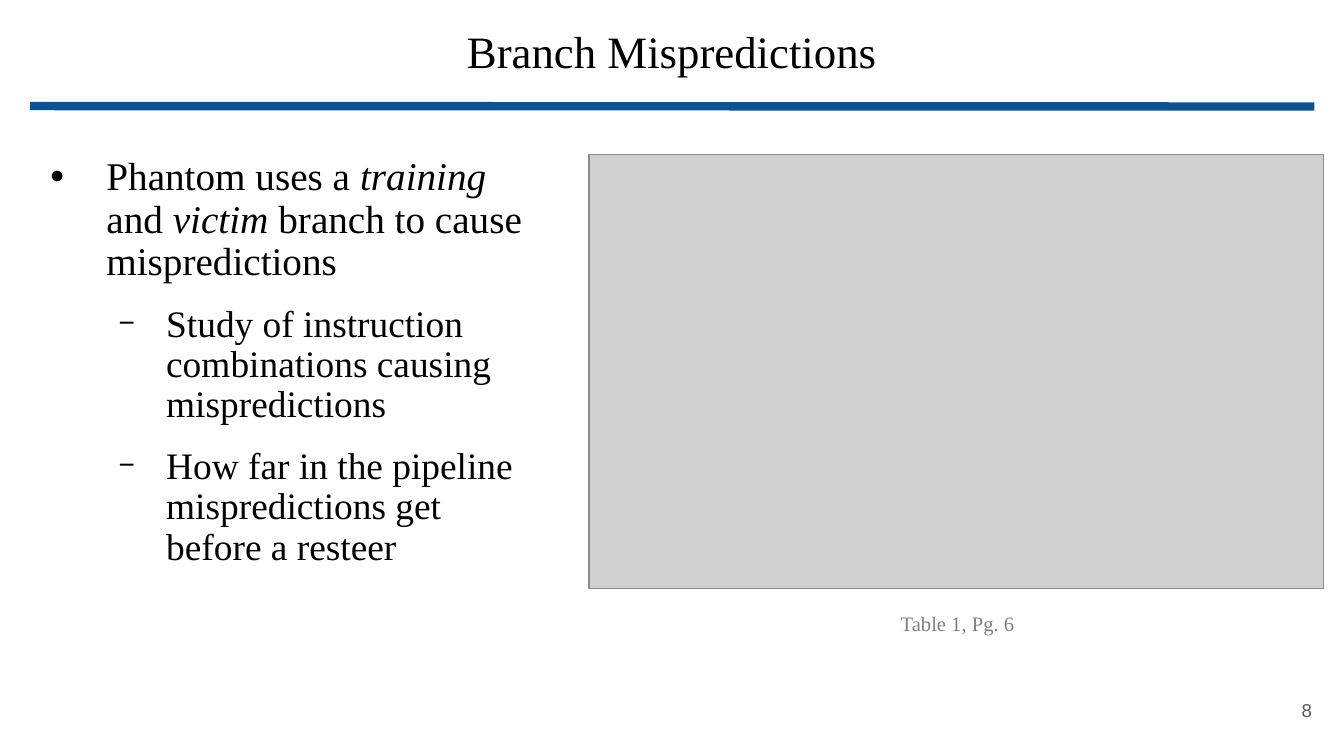
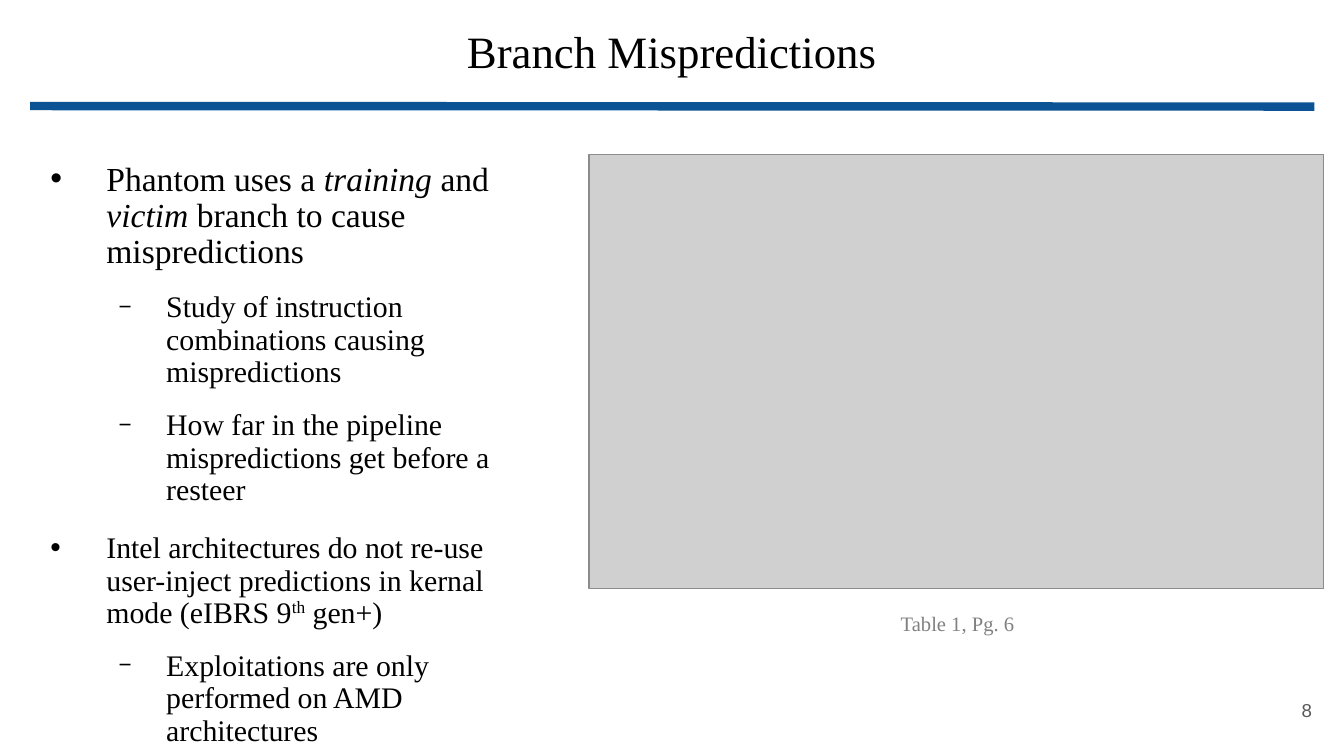
Before and after one commit to wbuz24/grad-research, a slide deck: slide 8 of presentations/Phantom.pptx. Drawn at 1344x756 pixels with LibreOffice and Linux fonts; fonts in the diff are those of the drawing; grey boxes stand for pictures. Boxes give left, top, right and bottom in pixels: in the first picture for what was removed or moved away, otherwise in the second. Text is boxed around its words. In the diff, an @@ line names an element or a change of style, - is before the commit and + after.

Commit message:
Phantom save

```diff
--- a/presentations/Phantom.pptx
+++ b/presentations/Phantom.pptx
@@ text at box(106, 167, 489, 501): size 21 to 18 pt in "Phantom uses a training and victim branch ..."; size 20 to 16 pt in "Study of instruction combinations causing mispredictions", "How far in the pipeline mispredictions get ..." @@
@@ text at box(106, 537, 484, 742): paragraphs added @@
+• Intel architectures do not re-use user-inject predictions in kernal mode (eIBRS 9th gen+)
+  − Exploitations are only performed on AMD architectures
```
Also in this commit, not shown: 4 other slides changed, 5 slides added, 5 slides removed.
